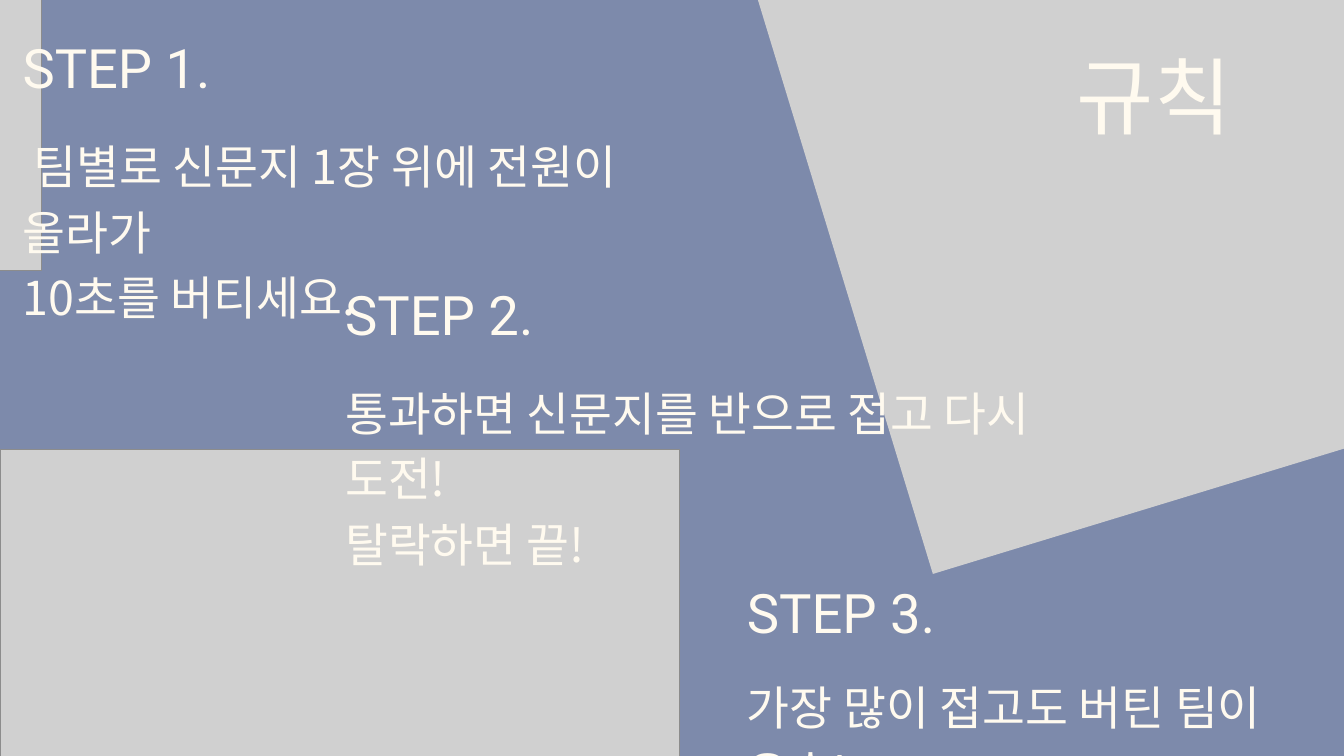
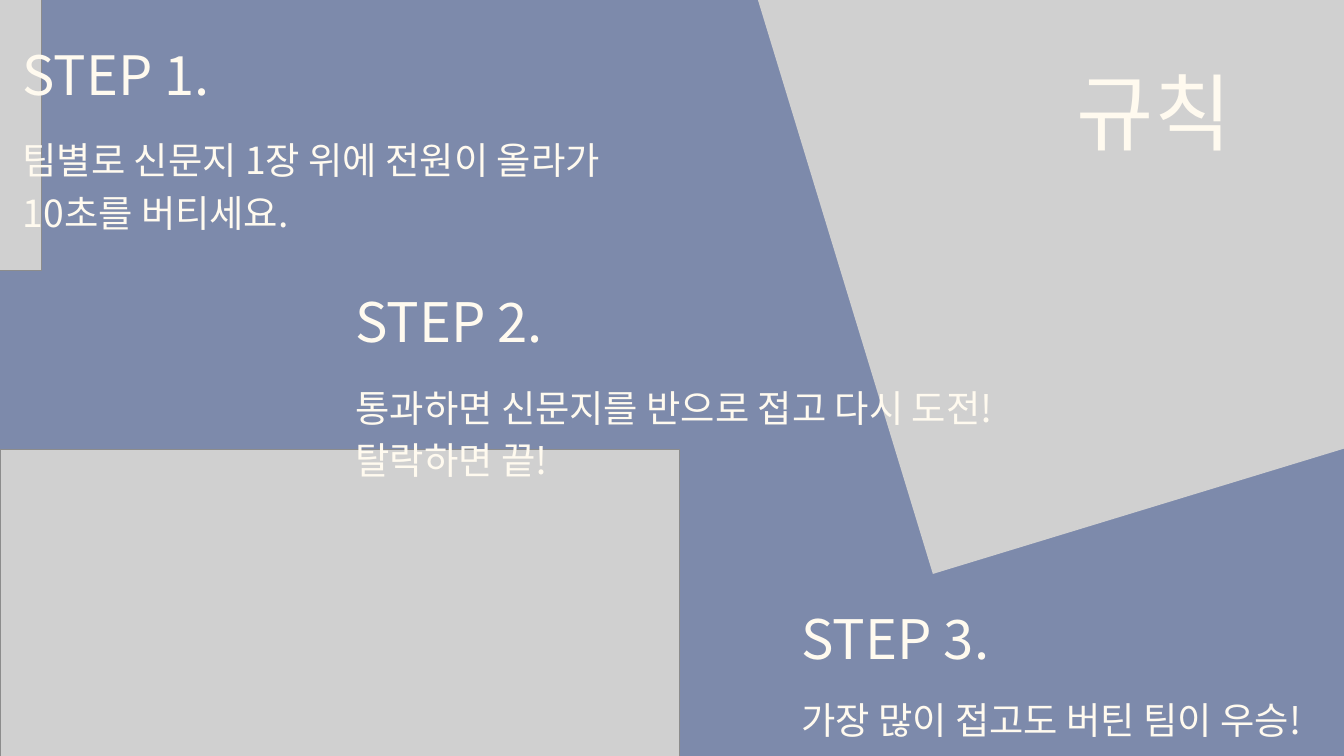
Before and after one commit to tkdgns25300/sunday_play, a slide deck: slide 2 of public/downloads/games/newspaper-folding/rules.pptx. Drawn at 1344x756 pixels with LibreOffice and Linux fonts; fonts in the diff are those of the drawing; grey boxes stand for pictures. Boxes give left, top, right and bottom in pixels: in the first picture for what was removed or moved away, otherwise in the second. Text is boxed around its words. In the diff, an @@ line names an element or a change of style, - is before the commit and + after.

```diff
--- a/public/downloads/games/newspaper-folding/rules.pptx
+++ b/public/downloads/games/newspaper-folding/rules.pptx
@@ text "규칙": place and size @@
-text "규칙" at [1077,59,1232,134]
+text "규칙" at [1077,75,1232,150]
@@ text "STEP 2.": place and size @@
-text "STEP 2." at [345,296,533,336]
+text "STEP 2." at [355,301,543,343]
@@ text "통과하면 신문지를 반으로 접고 다시 ...": place and size @@
-text "통과하면 신문지를 반으로 접고 다시 ..." at [345,384,1030,565]
+text "통과하면 신문지를 반으로 접고 다시 ..." at [356,384,993,477]
@@ font Roboto to Noto Sans CJK KR in 4 elements at [23,39,210,109], [355,301,543,343], [1077,75,1232,150], [801,618,989,660] @@
@@ text "STEP 3.": place and size @@
-text "STEP 3." at [747,594,935,634]
+text "STEP 3." at [801,618,989,660]
@@ size 50 to 40 pt; line spacing 70pt to 56pt in 3 elements at [23,137,600,237], [356,384,993,477], [801,703,1301,737] @@
@@ text "가장 많이 접고도 버틴 팀이 ...": place and size @@
-text "가장 많이 접고도 버틴 팀이 ..." at [747,686,1261,729]
+text "가장 많이 접고도 버틴 팀이 ..." at [801,703,1301,737]
```
Also in this commit, not shown: 3 other slides changed, 1 slide added, 3 other files.
